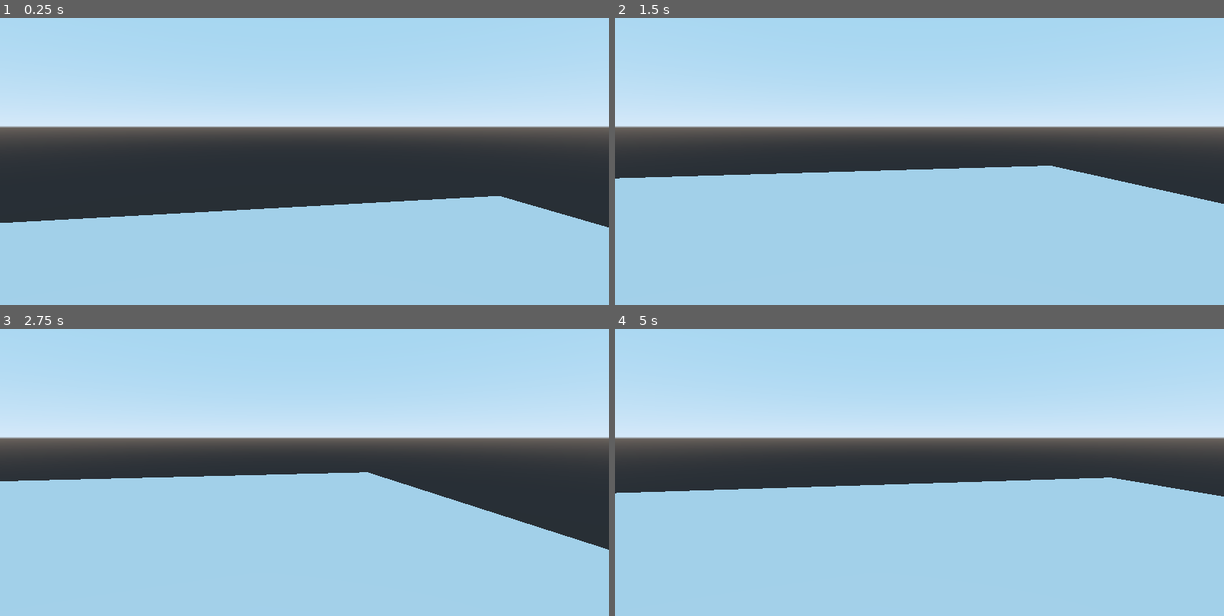
Above: before the commit, frames 1-4 (two rows, left to right).
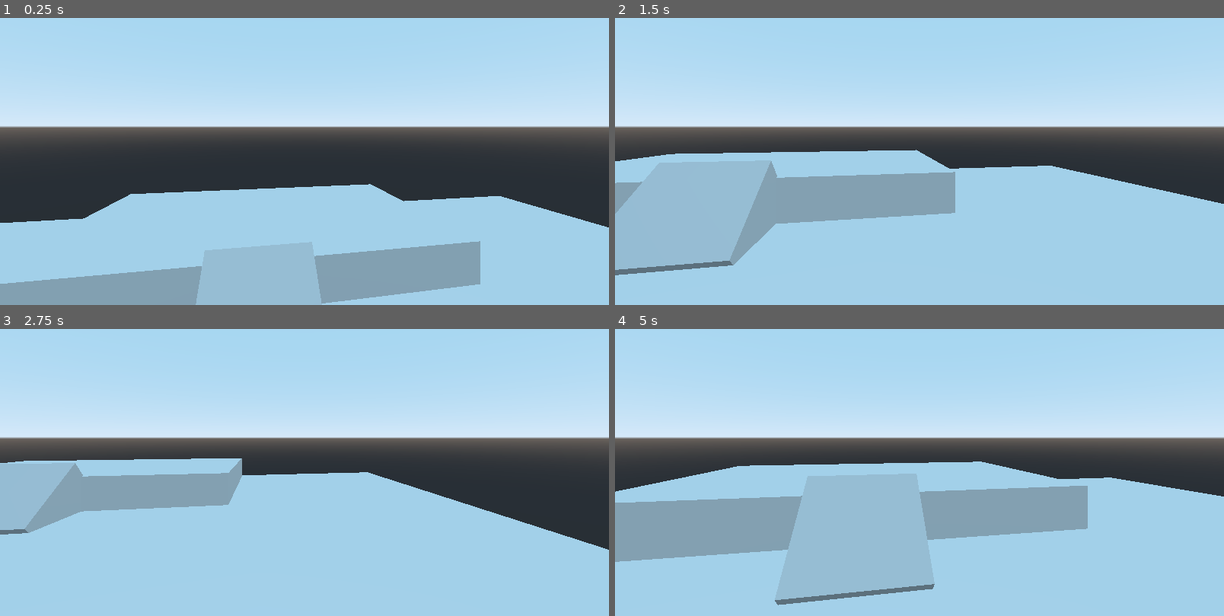
Above: after the commit, the same moments.

Repository: KaizNike/Eat-Well
Game: Godot game, scene res://src/Scenes/MainTest.tscn
The game is run twice, just before and just after one commit, with the same random seed, the same clock (stepped at 60 frames per second) and the same inputs. The project has no main scene, so this scene is started directly.
Inputs:
- Up to frame 1 (0.25 s): no input
- Up to frame 2 (1.5 s): hold D (move_right) 0.53-1.28 s; hold S (move_down) from 1.28 s (still down)
- Up to frame 3 (2.75 s): release S (move_down) at 2.03 s; hold D (move_right) from 2.03 s (still down)
- Up to frame 4 (5 s): release D (move_right) at 2.78 s; hold W (move_up) 2.78-3.53 s; hold A (move_left) from 3.53 s (still down)

The runs differ from the first frame. In frame 1, 11% of the frame differs, in the area x 0-79%, y 57-100%; in frame 2, 9.9%; in frame 3, 6.2%; in frame 4, 15%, in the area x 0-78%, y 46-97%.

Commit message:
Update MainTest.tscn

Diff:
--- a/Eat Well/src/Scenes/MainTest.tscn
+++ b/Eat Well/src/Scenes/MainTest.tscn
@@ -13,3 +13,13 @@
 
 [node name="Player" parent="." instance=ExtResource( 1 )]
 transform = Transform( 1, 0, 0, 0, 1, 0, 0, 0, 1, 0, 3.68744, 0 )
+
+[node name="CSGBox" type="CSGBox" parent="."]
+transform = Transform( 1, 0, 0, 0, 1, 0, 0, 0, 1, 9.09321, 0, 0 )
+use_collision = true
+width = 5.97684
+depth = 10.1129
+
+[node name="CSGBox2" type="CSGBox" parent="."]
+transform = Transform( 0.767322, -0.641262, 0, 0.641262, 0.767322, 0, 0, 0, 1, 5.73155, 0, 0 )
+use_collision = true
